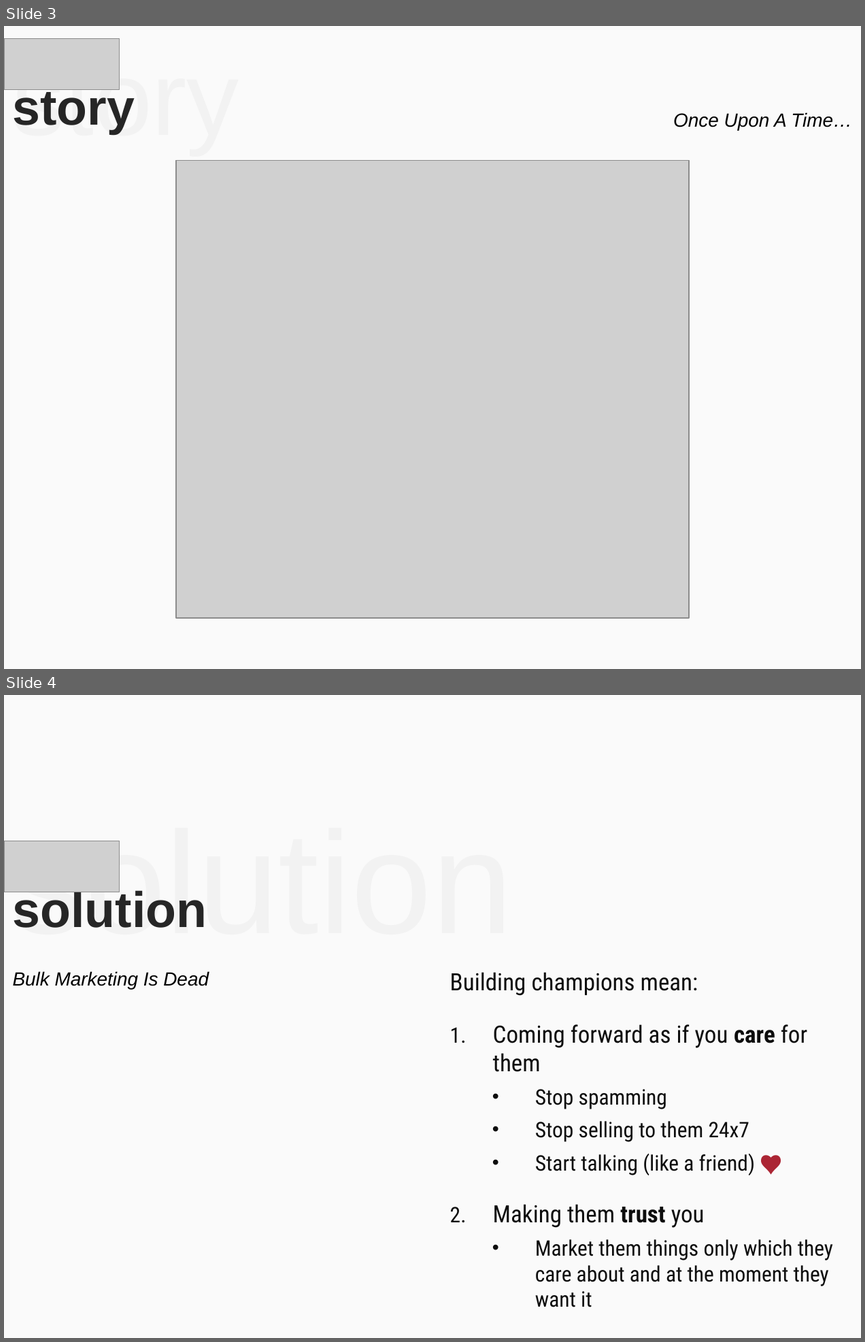
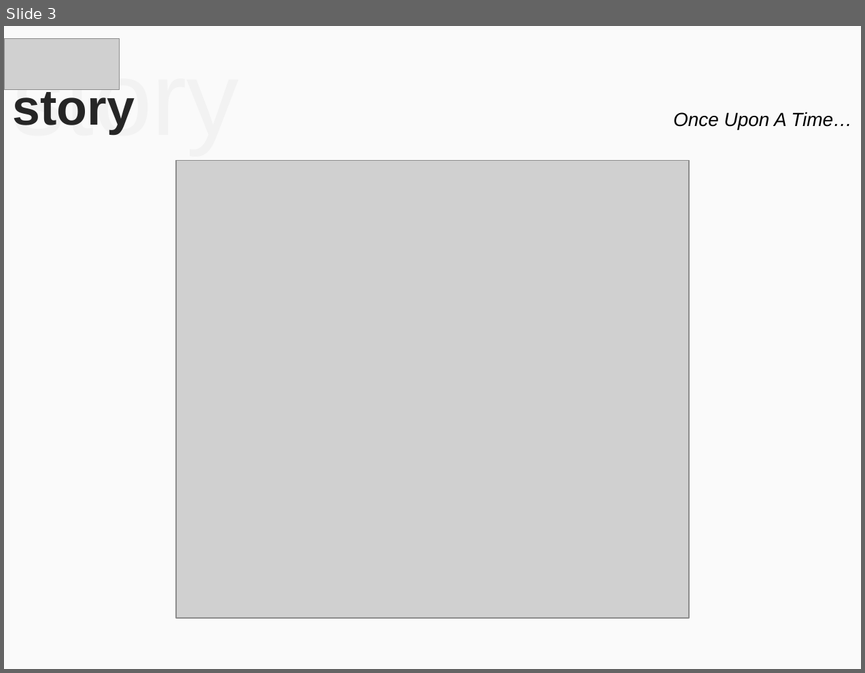
Before and after one commit to mohitmamoria/horntell-unpluggd-deck, a slide deck: Horntell - Unpluggd.pptx. Shown one above the other, each under a label of ours: slides 3 and 4 before the commit, slide 3 after it. The pictures are 865x1342 and 865x673 pixels, drawn with LibreOffice and Linux fonts; fonts in the diff are those of the drawing; grey boxes stand for pictures. Boxes give left, top, right and bottom in pixels: in the first picture for what was removed or moved away, otherwise in the second. Text is boxed around its words. In the diff, an @@ line names an element or a change of style, - is before the commit and + after.

```diff
--- a/Horntell - Unpluggd.pptx
+++ b/Horntell - Unpluggd.pptx
@@ slide 4 removed at [4, 695, 861, 1338], background #FAFAFA @@
@@ picture removed at [4, 841, 119, 892] @@
@@ title removed at [12, 841, 513, 928] @@
-solution
@@ text removed at [13, 887, 207, 928] @@
-solution
@@ text removed at [13, 971, 209, 989] @@
-Bulk Marketing Is Dead
@@ text removed at [450, 972, 833, 1286] @@
-Building champions mean:
-1. Coming forward as if you care for them
-  • Stop spamming
-  • Stop selling to them 24x7
-  • Start talking (like a friend) ♥
-2. Making them trust you
-  • Market them things only which they care about and at the moment they want it
```
Also in this commit, not shown: 1 slide changed, 12 slides added, 6 other slides removed, 9 other files.
